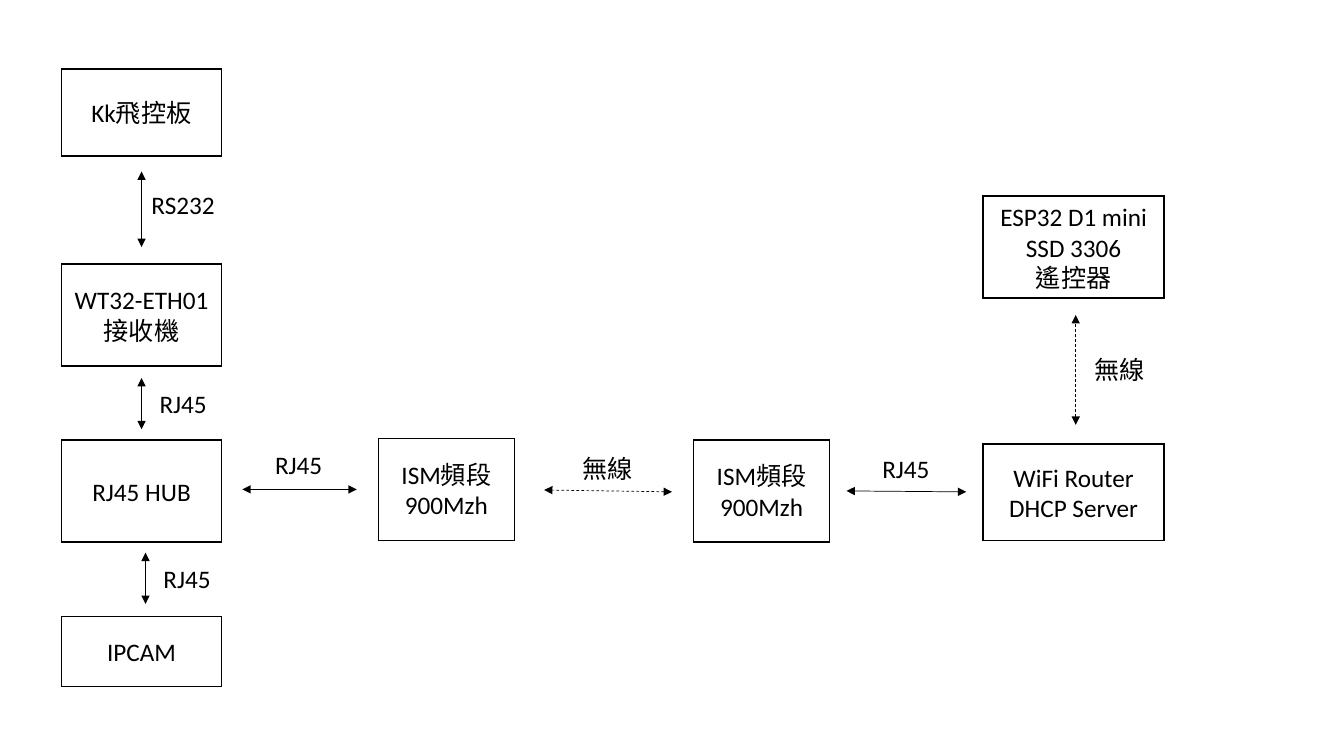
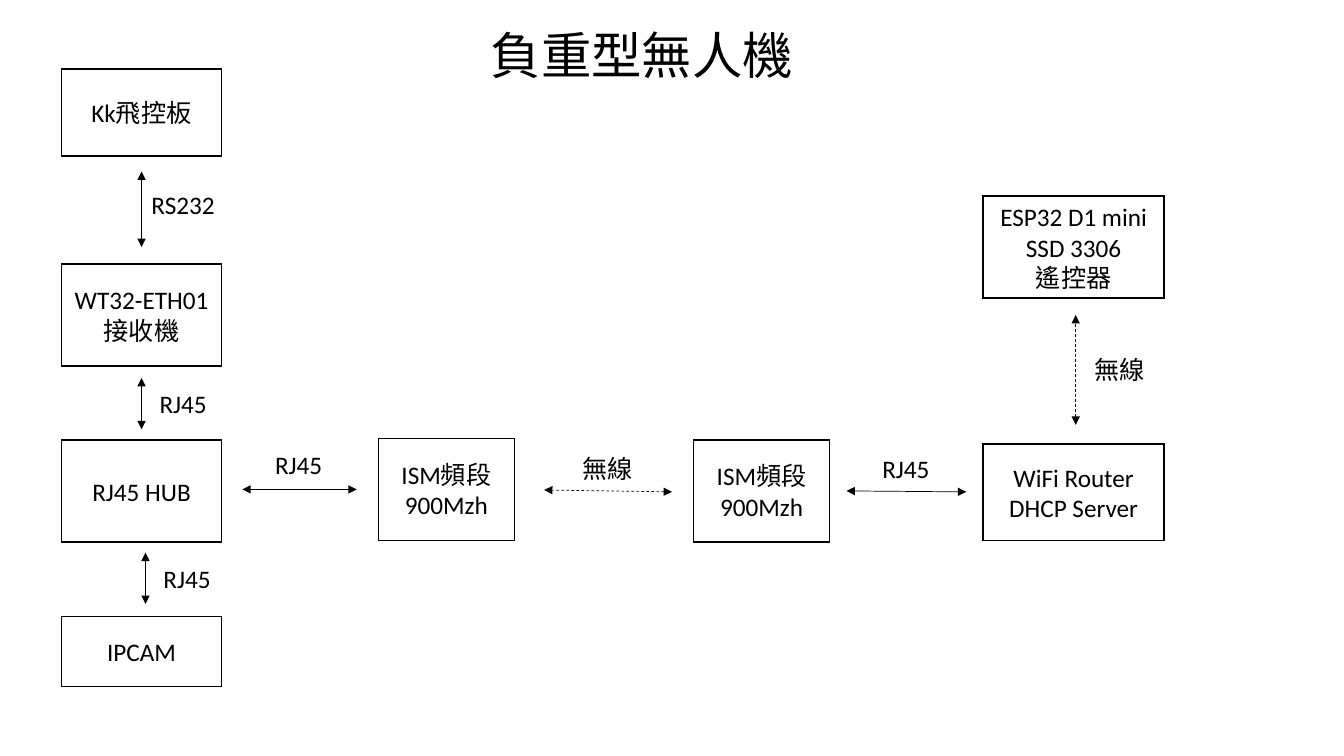
Before and after one commit to LenShi1989/kkbox, a slide deck: slide 1 of docs/飛控系統方塊圖.pptx. Drawn at 1344x756 pixels with LibreOffice and Linux fonts; fonts in the diff are those of the drawing. Boxes give left, top, right and bottom in pixels: in the first picture for what was removed or moved away, otherwise in the second. Text is boxed around its words. In the diff, an @@ line names an element or a change of style, - is before the commit and + after.

```diff
--- a/docs/飛控系統方塊圖.pptx
+++ b/docs/飛控系統方塊圖.pptx
@@ text added at box(491, 31, 793, 78), 36 pt, text #000000 @@
+負重型無人機
```
Also in this commit, not shown: 1 slide added.
